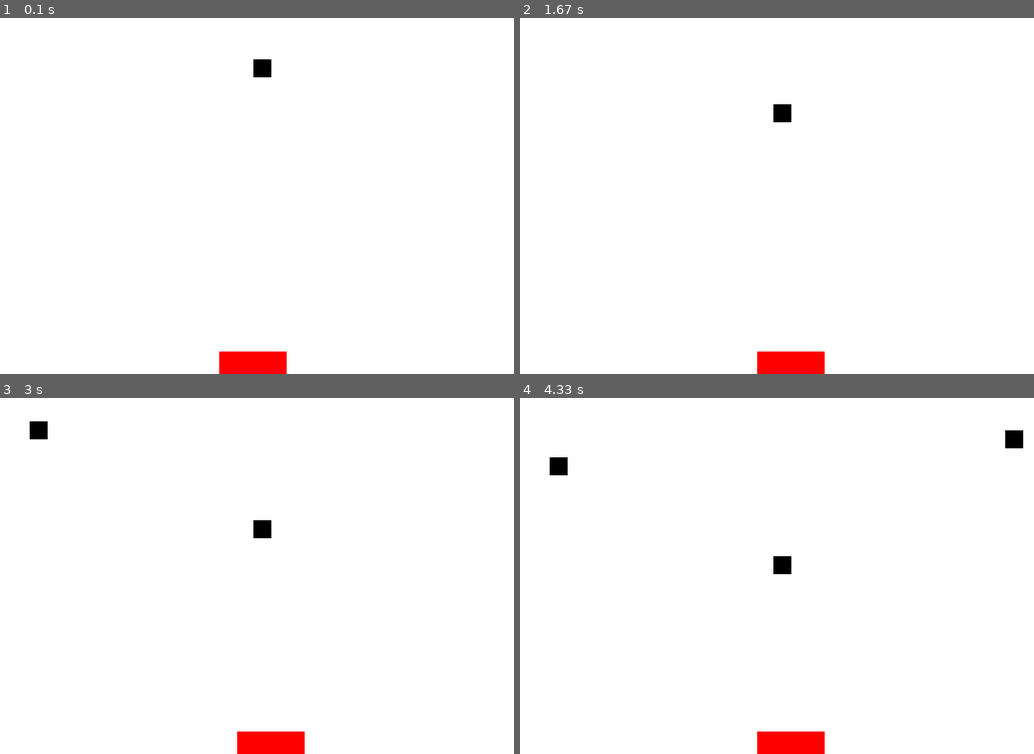
Above: before the commit, frames 1-4 (two rows, left to right).
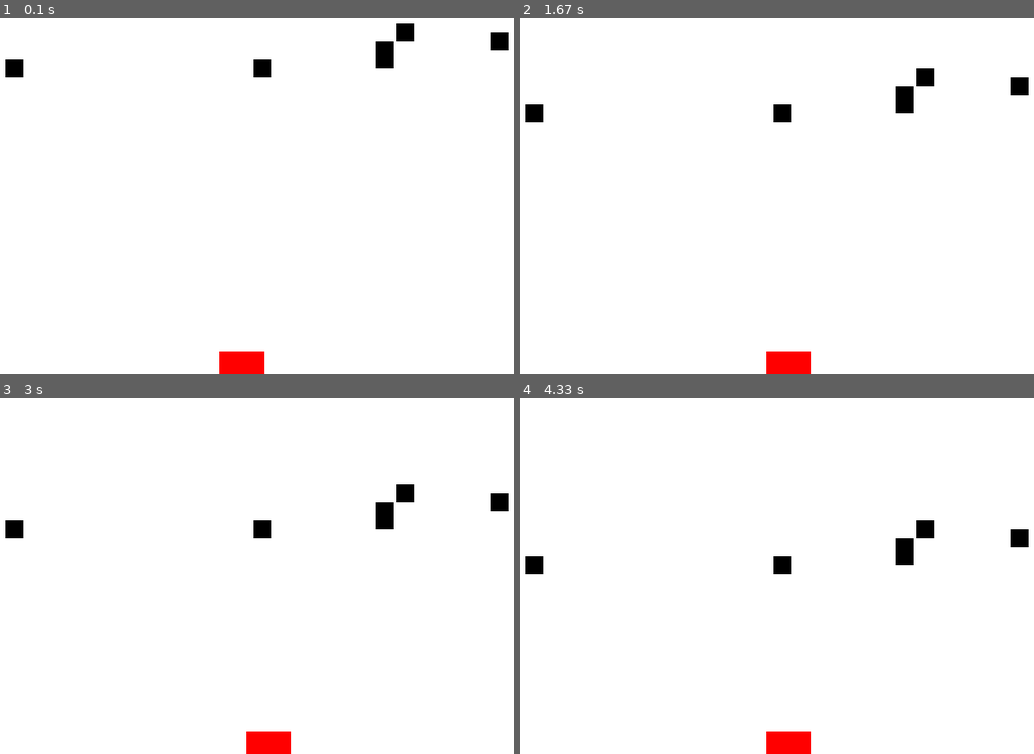
Above: after the commit, the same moments.

Repository: UCHMS19-20/final-project-driedell
Game: pygame game, started from code.py
Same seed, same stepped clock (60 frames per second), same inputs: the game is played once before the commit and once after it.
Inputs:
- Up to frame 1 (0.1 s): no input
- Up to frame 2 (1.67 s): hold Right 0.33-0.8 s; hold Right 0.83-1.38 s; hold Left from 1.42 s (still down)
- Up to frame 3 (3 s): release Left at 2.05 s; hold Left 2.08-2.75 s; hold Right from 2.78 s (still down)
- Up to frame 4 (4.33 s): release Right at 3.47 s; hold Left 3.5-4.2 s; hold Right from 4.23 s (still down)

The runs differ from the first frame. In frame 1, 1.1% of the frame differs, in the area x 1-99%, y 1-100%; in frame 2, 1.1%; in frame 3, 1.2%; in frame 4, 1.4%, in the area x 1-99%, y 9-100%.

Commit message:
successful collision code

Diff:
--- a/code.py
+++ b/code.py
@@ -18,25 +18,31 @@
 player_x = 262.5
 player_y = 375
 
+#creates the player as a rect, has attributes to be used later
+player_rect = pygame.Rect(player_x, player_y, 50, 50)
+
 #creates a class of the falling objects
 class Block:
     """This class represents the falling blocks"""
     def __init__(self, x):
         """must be done first, initiallizes the ball with attributes"""
-        self.y = 0
-        self.x = x
+        self.rect = pygame.Rect(x, 0, 20, 20)
         self.vel = 10
         self.alive = True
     def update(self):
         """makes the y position of the ball change (like falling)"""
-        self.y += self.vel
+        self.rect.y += self.vel
     def show(self):
         """draws the block with predefined values"""
-        pygame.draw.rect(screen, black,  (self.x, self.y, 20, 20))
+        pygame.draw.rect(screen, black, self.rect)
     def check(self):
         """checks if the blocks has reached the bottom of the screen"""
-        if self.y >height:
+        if self.rect.y >height:
             self.alive = False
+    def check_hit(self, other):
+        """check if the falling block hits the player using rect properties"""
+        if self.rect.colliderect(other):
+            sys.exit()
 
 #creates a group to be used in organization and loops
 blocks = [Block(width/2)]
@@ -54,33 +60,34 @@
             #is the key being pressed the left arrow?
             if event.key == pygame.K_LEFT:
                 #if so move the x positon to the left
-                player_x -= 20
+                player_rect.x -= 30
                 # screen.blit(player, (player_x, player_y))
             #is the key being pressed yhe right arrow
             elif event.key == pygame.K_RIGHT:
                 #if so move the x position to the right
-                player_x +=20
+                player_rect.x += 30
                 # screen.blit(player, (player_x, player_y))
 
-        #creates probability of a block being made
-        if random.randint(1,30) == 10:
+        #creates probability of a block being made, and will add to list
+        elif random.randint(1,20) == 10:
             blocks.append(Block(random.randint(0,width)))
 
         #creates a block if there are none
-        if len(blocks) < 1:
+        elif len(blocks) < 6:
             blocks.append(Block(random.randint(0,width)))
 
         #makes the display screen white
         screen.fill(white)
 
         #draws the rectangle which the player can move
-        pygame.draw.rect(screen, red, (player_x, player_y, 75, 25))
+        player = pygame.draw.rect(screen, red, player_rect)
 
-        #draws the falling block
+        #draws the falling block by calling predefined functions
         for b in blocks:
             b.update()
             b.show()
             b.check()
+            b.check_hit(player)
 
         #deletes a block when it reaches the bottom
         for i in range(len(blocks)-1,-1,-1):
